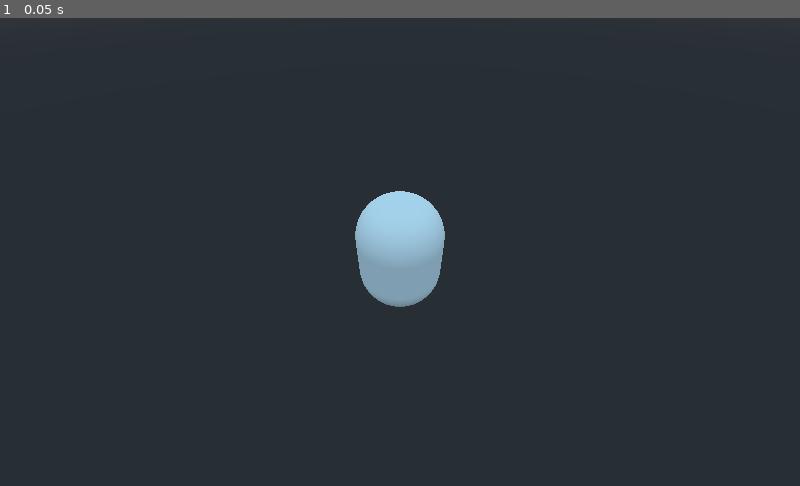
Above: before the commit, frame 1.
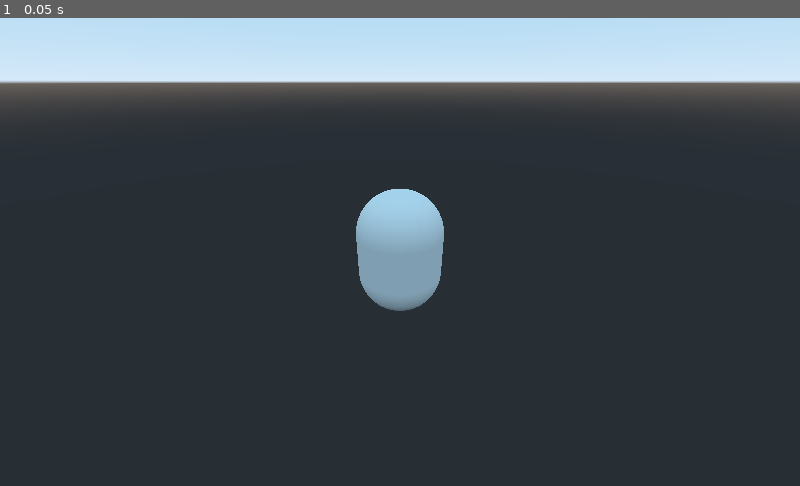
Above: after the commit, the same moment.

Repository: akulkarni3472/GodotWildJam-53
Game: Godot game, scene res://Player/Player.tscn
Same seed, same stepped clock (60 frames per second), same inputs: the game is played once before the commit and once after it.
Inputs:
- Up to frame 1 (0.05 s): no input

The runs differ from the first frame. In frame 1, 18% of the frame differs, in the area x 0-100%, y 0-63%.

Commit message:
Fixed camera

Diff:
--- a/Levels/Level 1.tscn
+++ b/Levels/Level 1.tscn
@@ -9,14 +9,14 @@
 
 [node name="Level 1" type="Spatial"]
 
-[node name="KinematicBody" type="KinematicBody" parent="."]
-transform = Transform( 5, 0, 0, 0, 1, 0, 0, 0, 5, 0, 0, 0 )
+[node name="Floor" type="KinematicBody" parent="."]
+transform = Transform( 50, 0, 0, 0, 1, 0, 0, 0, 50, 0, 0, 0 )
 
-[node name="CollisionShape" type="CollisionShape" parent="KinematicBody"]
+[node name="CollisionShape" type="CollisionShape" parent="Floor"]
 transform = Transform( 1, 0, 0, 0, 1, 0, 0, 0, 1, 0, -0.0625725, 0 )
 shape = SubResource( 1 )
 
-[node name="MeshInstance" type="MeshInstance" parent="KinematicBody"]
+[node name="MeshInstance" type="MeshInstance" parent="Floor"]
 mesh = SubResource( 2 )
 
 [node name="Player" parent="." instance=ExtResource( 1 )]
--- /dev/null
+++ b/Player/Player.gd
@@ -0,0 +1,24 @@
+extends KinematicBody
+
+
+# Declare member variables here. Examples:
+# var a = 2
+# var b = "text"
+export var speed = 7.0
+export var jump_force = 20.0
+export var gravity = 9.8
+
+var _velocity = Vector3.ZERO
+var _snap_vector = Vector3.DOWN
+
+onready var _spring_arm: SpringArm = $SpringArm
+# onready var _model: Spatial =
+
+# Called when the node enters the scene tree for the first time.
+func _ready():
+	pass # Replace with function body.
+
+
+# Called every frame. 'delta' is the elapsed time since the previous frame.
+func _physics_process(delta):
+	var move_dir = Vector3.ZERO
--- a/Player/Player.tscn
+++ b/Player/Player.tscn
@@ -1,4 +1,6 @@
-[gd_scene load_steps=4 format=2]
+[gd_scene load_steps=5 format=2]
+
+[ext_resource path="res://Player/Player.gd" type="Script" id=1]
 
 [sub_resource type="CapsuleShape" id=1]
 
@@ -8,13 +10,14 @@
 
 [node name="Player" type="KinematicBody"]
 transform = Transform( 1, 0, 0, 0, 1, 0, 0, 0, 1, 0, 1.483, 0 )
+script = ExtResource( 1 )
 
 [node name="CollisionShape" type="CollisionShape" parent="."]
 transform = Transform( 1, 0, 0, 0, -4.37114e-08, -1, 0, 1, -4.37114e-08, 0, 0, 0 )
 shape = SubResource( 1 )
 
 [node name="SpringArm" type="SpringArm" parent="."]
-transform = Transform( 1, 0, 0, 0, 0.707107, 0.707107, 0, -0.707107, 0.707107, 0, 0, 0 )
+transform = Transform( 1, 0, 0, 0, 0.866026, 0.5, 0, -0.5, 0.866026, 0, 0, 0 )
 shape = SubResource( 3 )
 spring_length = 7.0
 margin = 0.2
